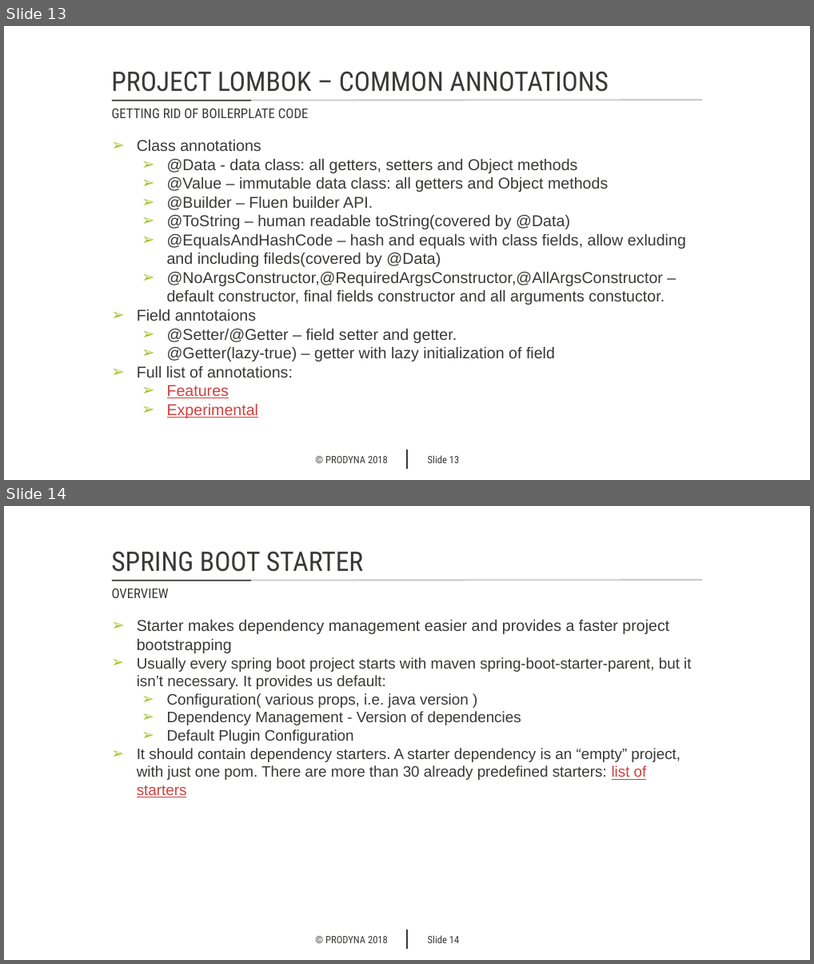
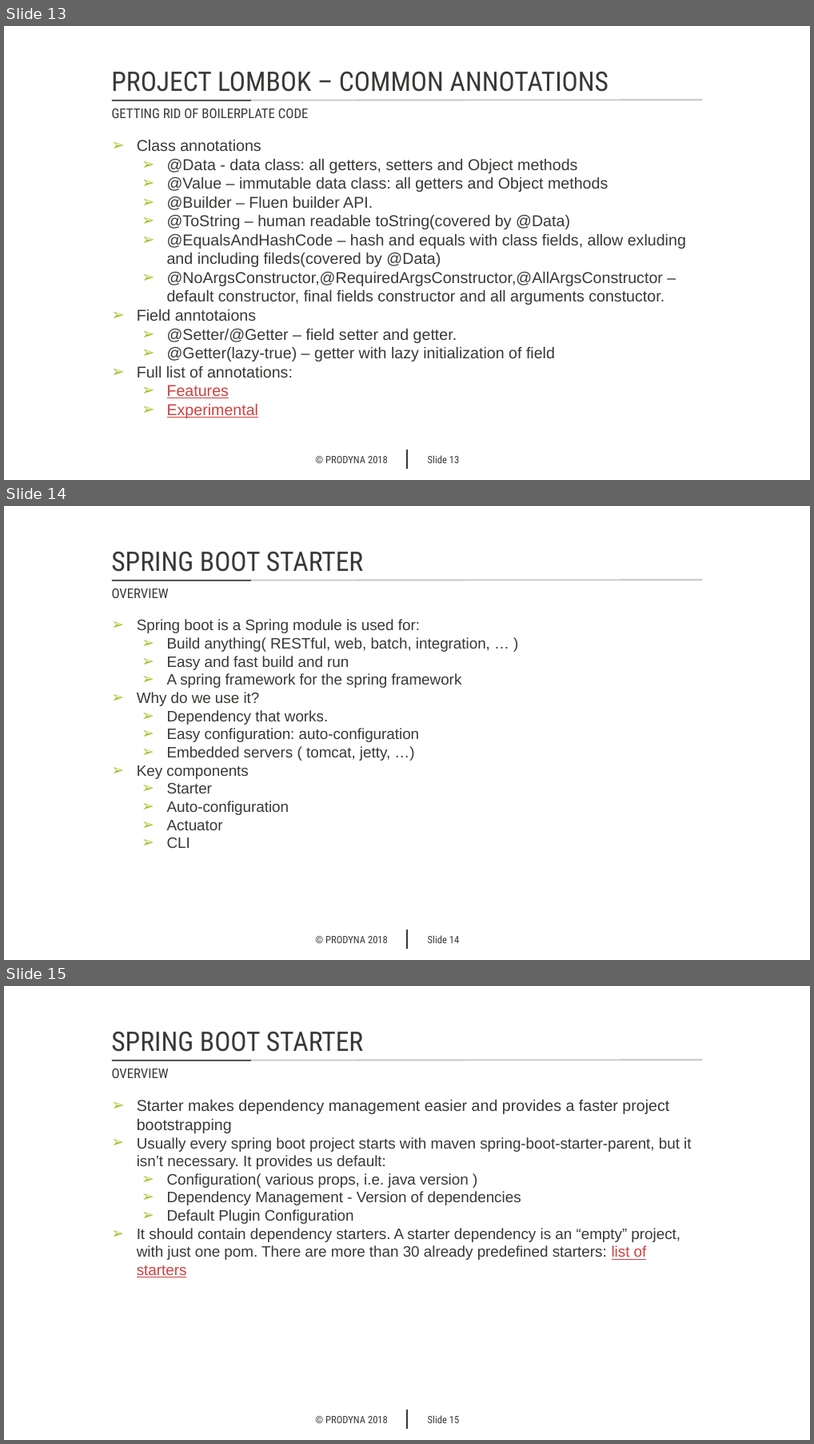
Before and after one commit to markojevtic/spring-boot-workshop, a slide deck: documentation/Spring_basics.pptx. Shown one above the other, each under a label of ours: slides 13 and 14 before the commit, slides 13, 14 and 15 after it. The pictures are 814x964 and 814x1444 pixels, drawn with LibreOffice and Linux fonts; fonts in the diff are those of the drawing; background and template pictures are left out. Boxes give left, top, right and bottom in pixels: in the first picture for what was removed or moved away, otherwise in the second. Text is boxed around its words. In the diff, an @@ line names an element or a change of style, - is before the commit and + after.

```diff
--- a/documentation/Spring_basics.pptx
+++ b/documentation/Spring_basics.pptx
@@ slide 14 added at (x1=4, y1=506, x2=810, y2=960), background #FFFFFF; not listed: 5 template elements that a slide beside it also shows @@
@@ text added at (x1=111, y1=552, x2=363, y2=572), 24 pt, text #383836 @@
+SPRING BOOT STARTER
@@ text added at (x1=112, y1=588, x2=169, y2=598), 12 pt, text #383836 @@
+OVERVIEW
@@ text added at (x1=137, y1=619, x2=490, y2=848), 13.5 pt, text #383836 @@
+➢ Spring boot is a Spring module is used for:
+  ➢ Build anything( RESTful, web, batch, integration, … )
+  ➢ Easy and fast build and run
+  ➢ A spring framework for the spring framework
+➢ Why do we use it?
+  ➢ Dependency that works.
+  ➢ Easy configuration: auto-configuration
+  ➢ Embedded servers ( tomcat, jetty, …)
+➢ Key components
+  ➢ Starter
+  ➢ Auto-configuration
+  ➢ Actuator
+  ➢ CLI
@@ what was slide 14 is now slide 15 @@
@@ page number at (x1=428, y1=1415, x2=459, y2=1423): text changed @@
-Slide 14
+Slide 15
```
Also in this commit, not shown: 1 slide changed, 6 other files.
